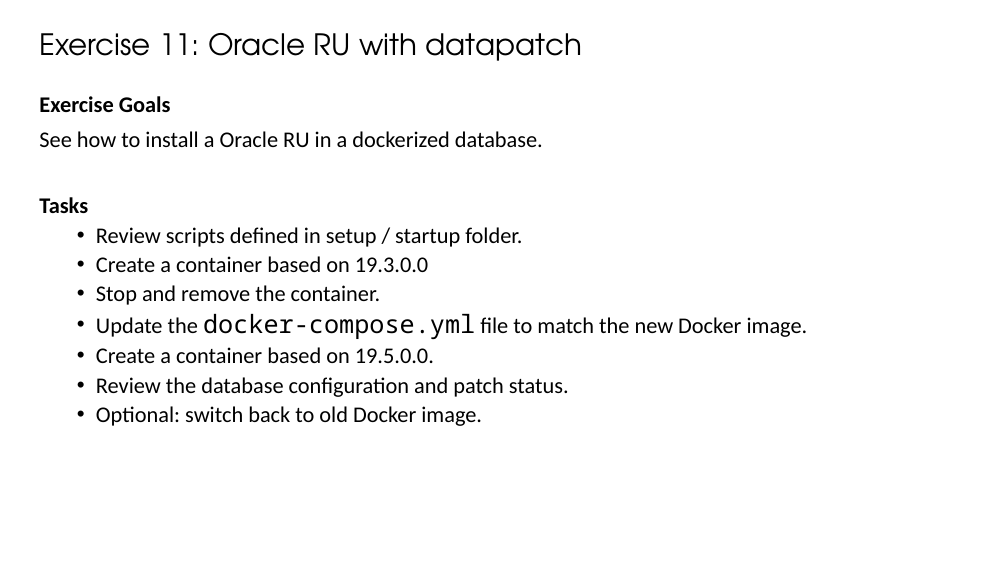
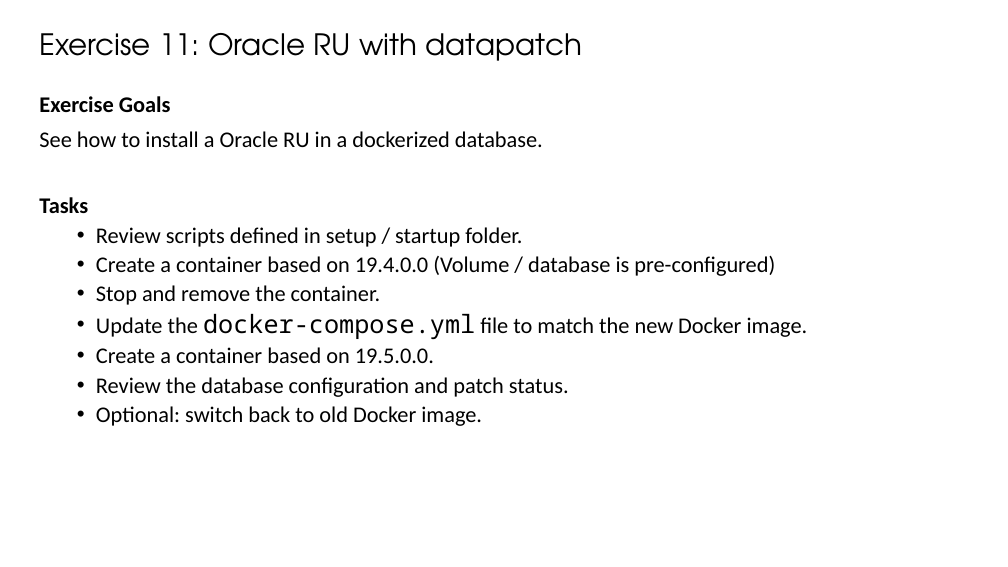
Before and after one commit to oehrlis/o-db-docker, a slide deck: slide 12 of doc/O-DB-DOCKER_Workshop_Exercise.pptx. Drawn at 1008x567 pixels with LibreOffice and Linux fonts; fonts in the diff are those of the drawing; background and template pictures are left out. Boxes give left, top, right and bottom in pixels: in the first picture for what was removed or moved away, otherwise in the second. Text is boxed around its words. In the diff, an @@ line names an element or a change of style, - is before the commit and + after.

```diff
--- a/doc/O-DB-DOCKER_Workshop_Exercise.pptx
+++ b/doc/O-DB-DOCKER_Workshop_Exercise.pptx
@@ text at bbox=[96, 256, 775, 276]: text changed @@
-  • Create a container based on 19.3.0.0
+  • Create a container based on 19.4.0.0 (Volume / database is pre-configured)
```
Also in this commit, not shown: 5 other slides changed, 13 other files.
